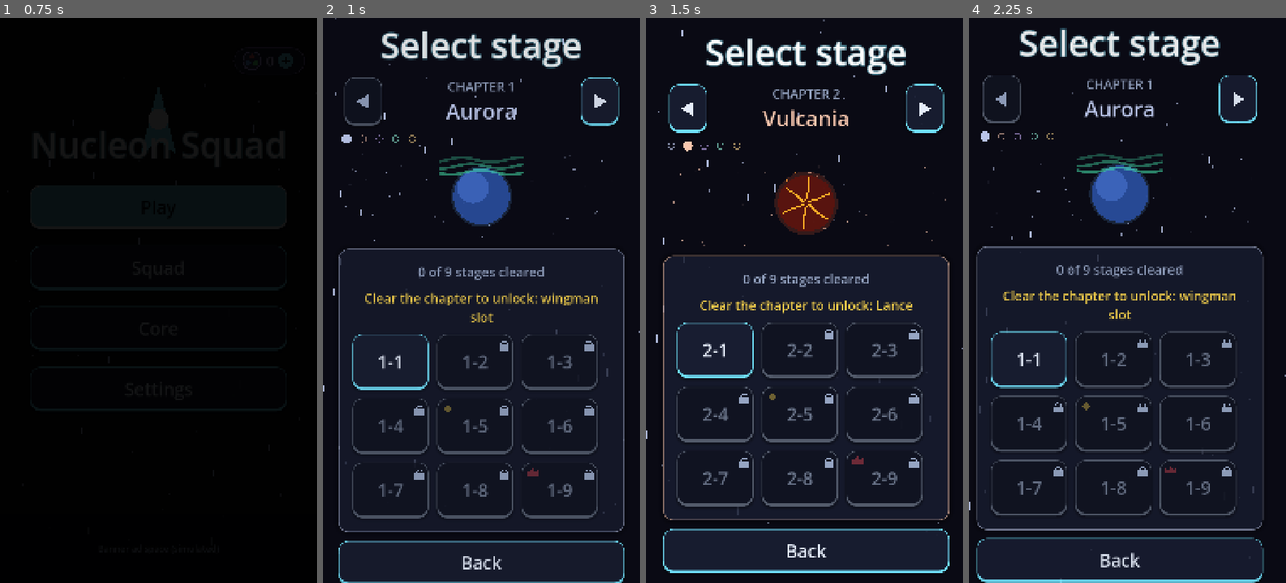
Above: before the commit, frames 1-4 (left to right).
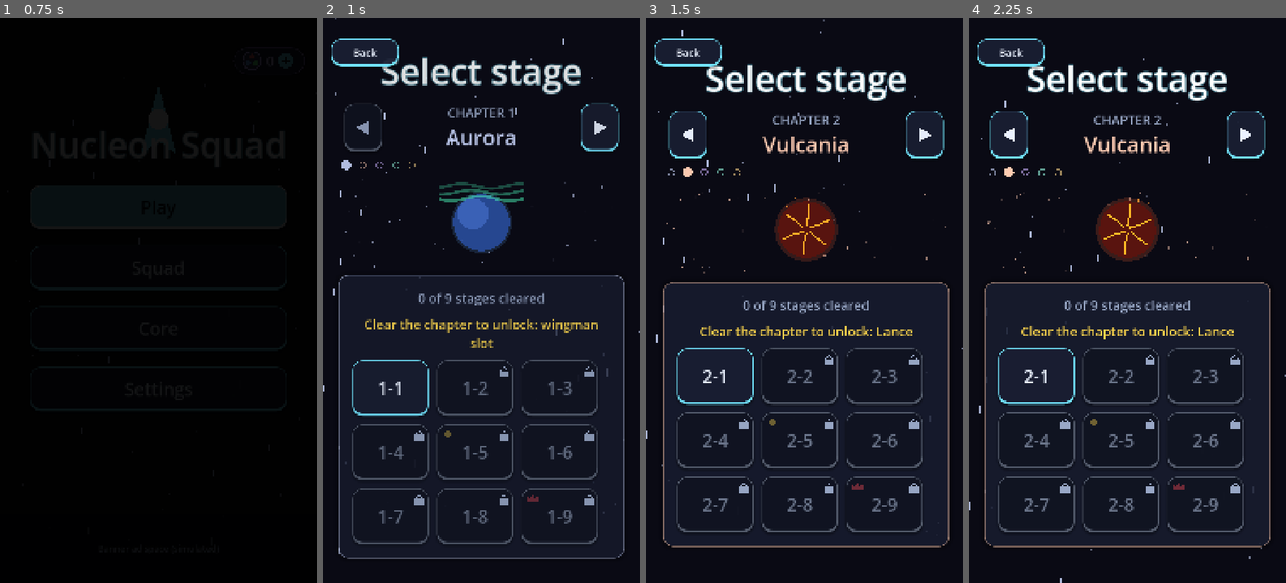
Above: after the commit, the same moments.

Repository: GDPonsoni/Nucleon-Squad-3D
Game: Godot game, scene res://scenes/menu.tscn
The game is run twice, just before and just after one commit, with the same random seed, the same clock (stepped at 60 frames per second) and the same inputs.
Inputs (mouse positions are in pixels of both pictures, inside the frame that each line leads up to):
- Up to frame 1 (0.75 s): click "Play" at 0.5 s
- Up to frame 2 (1 s): no input
- Up to frame 3 (1.5 s): move the mouse to (874, 272) at 1.27 s; hold Right (ui_right) from 1.28 s (still down); click (874, 272) at 1.42 s
- Up to frame 4 (2.25 s): release Right (ui_right) at 2 s; click (1010, 108) at 2.02 s

Frame 1 is identical in both runs. In frame 2, 18% of the frame differs, in the area x 2-96%, y 2-100%; in frame 3, 23%; in frame 4, 28%, in the area x 2-96%, y 1-100%.

Commit message:
feat(ui): move o botão Voltar para o canto superior esquerdo
Botão pequeno e discreto em vez de ocupar uma linha de destaque nas
telas de fases, esquadrão, núcleo, configurações, pausa e na janela de
quarks. Na lista de idiomas, ele volta para as configurações.

Co-Authored-By: Claude Sonnet 5.5 <noreply@anthropic.com>

Diff:
--- a/scripts/core/params.gd
+++ b/scripts/core/params.gd
@@ -99,6 +99,9 @@
 var squad_name_font_size: int = 46
 var squad_description_font_size: int = 28
 var squad_button_size: Vector2 = Vector2(420.0, 140.0)
+var back_corner_size: Vector2 = Vector2(230.0, 92.0)  # botão Voltar pequeno no canto superior esquerdo
+var back_corner_margin: Vector2 = Vector2(28.0, 70.0)
+var back_corner_font_size: int = 34
 var stage_button_size: Vector2 = Vector2(260.0, 190.0)
 var stage_grid_columns: int = 3  # fases por linha no seletor (9 fases = 3 x 3)
 var stage_chapter_font_size: int = 72
--- a/scripts/ui/ad_offer_popup.gd
+++ b/scripts/ui/ad_offer_popup.gd
@@ -60,10 +60,7 @@
 	_info = UiFactory.make_subtitle("")
 	_info.auto_translate_mode = Node.AUTO_TRANSLATE_MODE_DISABLED
 	column.add_child(_info)
-	var close := UiFactory.make_button("MENU_BACK")
-	close.custom_minimum_size.x = Params.ad_popup_width
-	close.pressed.connect(_close)
-	column.add_child(close)
+	UiFactory.add_corner_back(overlay, _close)
 	UiFactory.animate_in(center)
 	_refresh()
 
--- a/scripts/ui/pause_menu.gd
+++ b/scripts/ui/pause_menu.gd
@@ -74,6 +74,7 @@
 		_settings_overlay.visible = false
 		_overlay.visible = true)
 	_settings_overlay.add_child(UiFactory.make_centered(UiFactory.make_panel(panel)))
+	UiFactory.add_corner_back(_settings_overlay, panel.go_back)
 	_overlay.visible = false
 	_settings_overlay.visible = true
 
--- a/scripts/ui/settings_panel.gd
+++ b/scripts/ui/settings_panel.gd
@@ -5,6 +5,8 @@
 ## de configurações do menu e na pausa.
 
 signal back_pressed
+
+var _in_language_list: bool = false
 
 
 func _ready() -> void:
@@ -24,9 +26,15 @@
 	_add_toggle("SETTINGS_EFFECTS", "reduced_effects", true)
 	_add_toggle("SETTINGS_STATS", "show_stats")
 	_add_language()
-	var back := UiFactory.make_button("MENU_BACK")
-	back.pressed.connect(back_pressed.emit)
-	add_child(back)
+	_in_language_list = false
+
+
+## Voltar: da lista de idiomas para as configurações; das configurações, sai do painel.
+func go_back() -> void:
+	if _in_language_list:
+		_build()
+	else:
+		back_pressed.emit()
 
 
 func _add_slider(label_key: String, setting: String, preview: Callable = Callable()) -> void:
@@ -77,6 +85,7 @@
 
 ## Lista de idiomas no lugar do painel: tocar num aplica e volta para as configurações.
 func _show_language_list() -> void:
+	_in_language_list = true
 	for child in get_children():
 		child.queue_free()
 	add_child(UiFactory.make_title("SETTINGS_LANGUAGE"))
@@ -94,6 +103,3 @@
 			# set_setting aplica o idioma; refaz os textos no idioma novo
 			_build())
 		add_child(option)
-	var back := UiFactory.make_button("MENU_BACK")
-	back.pressed.connect(_build)
-	add_child(back)
--- a/scripts/ui/settings_screen.gd
+++ b/scripts/ui/settings_screen.gd
@@ -1,5 +1,8 @@
 extends Control
 ## Tela de configurações do menu inicial (o painel em si é o SettingsPanel).
+
+
+var _panel: SettingsPanel
 
 
 func _ready() -> void:
@@ -10,9 +13,11 @@
 	add_child(Starfield.new())
 	var panel := SettingsPanel.new()
 	panel.back_pressed.connect(_go_back)
+	_panel = panel
 	var center := UiFactory.make_centered(panel)
 	add_child(center)
 	UiFactory.animate_in(center)
+	UiFactory.add_corner_back(self, panel.go_back)
 
 
 func _go_back() -> void:
@@ -22,9 +27,9 @@
 func _notification(what: int) -> void:
 	# Botão Voltar do Android volta ao menu
 	if what == NOTIFICATION_WM_GO_BACK_REQUEST:
-		_go_back()
+		_panel.go_back()
 
 
 func _unhandled_input(event: InputEvent) -> void:
 	if event.is_action_pressed("ui_cancel"):
-		_go_back()
+		_panel.go_back()
--- a/scripts/ui/squad_screen.gd
+++ b/scripts/ui/squad_screen.gd
@@ -60,10 +60,7 @@
 	buttons.alignment = BoxContainer.ALIGNMENT_CENTER
 	buttons.add_theme_constant_override("separation", Params.squad_spacing)
 	column.add_child(buttons)
-	var back := UiFactory.make_button("MENU_BACK")
-	back.custom_minimum_size = Params.squad_button_size
-	back.pressed.connect(_go_back)
-	buttons.add_child(back)
+	UiFactory.add_corner_back(self, _go_back)
 	_save_button = UiFactory.make_primary_button("SQUAD_SAVE")
 	_save_button.custom_minimum_size = Params.squad_button_size
 	_save_button.pressed.connect(_on_save_pressed)
--- a/scripts/ui/stage_select.gd
+++ b/scripts/ui/stage_select.gd
@@ -8,6 +8,7 @@
 
 var _chapter: int = 0
 var _page: Control
+var _back_corner: Button
 var _title_taps: int = 0
 var _swipe_start := Vector2.ZERO
 var _swipe_usec: int = -1
@@ -23,6 +24,7 @@
 	_chapter = Session.browsed_chapter if Session.browsed_chapter >= 0 else _first_open_chapter()
 	_build()
 	UiFactory.animate_in(_page)
+	_back_corner = UiFactory.add_corner_back(self, _go_back)
 
 
 ## Primeiro capítulo ainda não concluído (ou o último, se todos foram).
@@ -59,10 +61,8 @@
 	art.planet = Session.campaign.planets[_chapter]
 	column.add_child(art)
 	column.add_child(_chapter_panel(_chapter, Session.campaign.planets[_chapter]))
-
-	var back_button := UiFactory.make_button("MENU_BACK")
-	back_button.pressed.connect(_go_back)
-	column.add_child(back_button)
+	if _back_corner != null:
+		_back_corner.move_to_front()
 
 
 ## Setas e nome do capítulo atual.
--- a/scripts/ui/ui_factory.gd
+++ b/scripts/ui/ui_factory.gd
@@ -62,6 +62,21 @@
 	return font_size
 
 
+## Botão Voltar discreto no canto superior esquerdo (não entra no layout da tela).
+static func add_corner_back(parent: Control, on_press: Callable) -> Button:
+	var button := make_button("MENU_BACK")
+	button.custom_minimum_size = Params.back_corner_size
+	button.add_theme_font_size_override("font_size", Params.back_corner_font_size)
+	button.set_anchors_preset(Control.PRESET_TOP_LEFT)
+	button.offset_left = Params.back_corner_margin.x
+	button.offset_top = Params.back_corner_margin.y
+	button.offset_right = Params.back_corner_margin.x + Params.back_corner_size.x
+	button.offset_bottom = Params.back_corner_margin.y + Params.back_corner_size.y
+	button.pressed.connect(on_press)
+	parent.add_child(button)
+	return button
+
+
 ## Botão de ação principal (preenchido na cor de destaque).
 static func make_primary_button(text_key: String) -> Button:
 	var button := make_button(text_key)
--- a/scripts/ui/upgrade_screen.gd
+++ b/scripts/ui/upgrade_screen.gd
@@ -51,10 +51,7 @@
 
 	column.add_child(_build_detail_panel())
 
-	var back := UiFactory.make_button("MENU_BACK")
-	back.pressed.connect(_go_back)
-	column.add_child(back)
-
+	UiFactory.add_corner_back(self, _go_back)
 	UiFactory.animate_in(center)
 	# Começa no primeiro nó que dá para evoluir (ou no primeiro da árvore)
 	_select(_first_suggestion())
